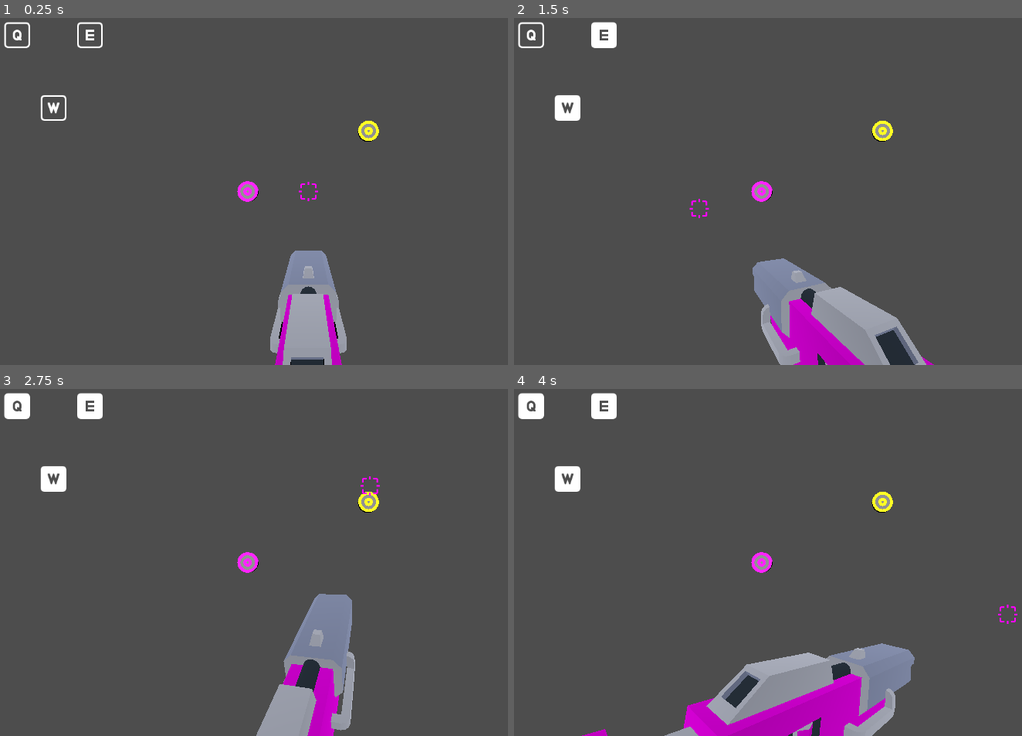
Above: before the commit, frames 1-4 (two rows, left to right).
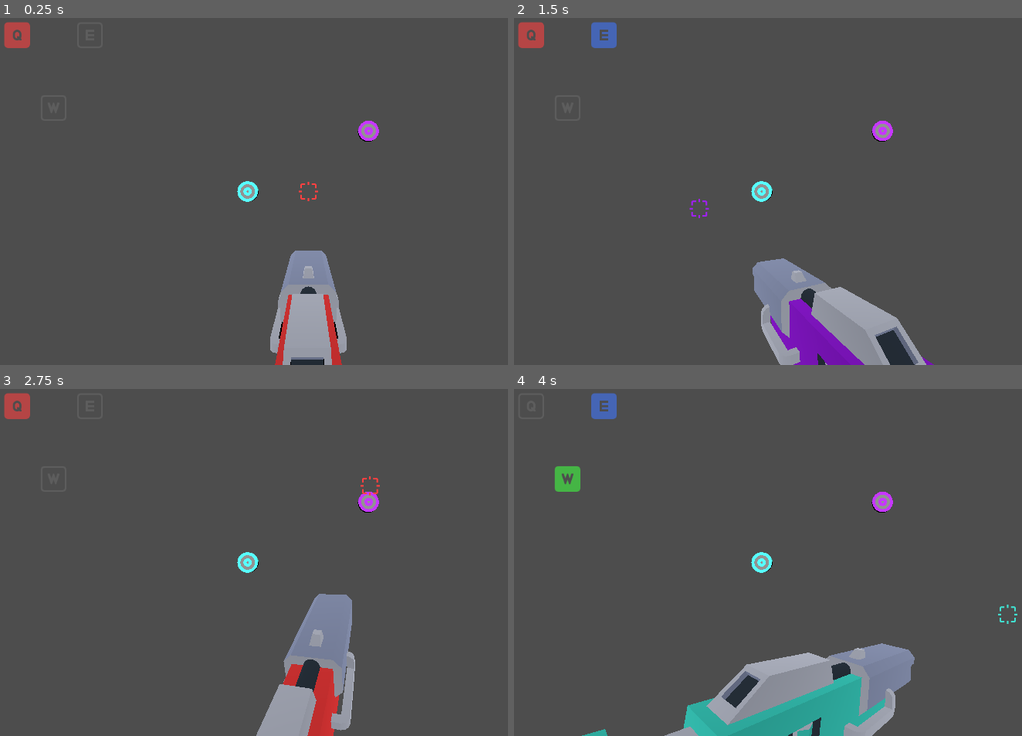
Above: after the commit, the same moments.

Repository: sundowns/primary-connection
Game: Godot game, scene res://Game.tscn
Same seed, same stepped clock (60 frames per second), same inputs: the game is played once before the commit and once after it.
Inputs (mouse positions are in pixels of both pictures, inside the frame that each line leads up to):
- Up to frame 1 (0.25 s): no input
- Up to frame 2 (1.5 s): tap Enter at 0.5 s; move the mouse to (955, 174) at 0.52 s; hold E (toggle_blue) 0.53-1.28 s; tap W (toggle_green) at 0.8, 1.35 s; tap Space at 1.25 s; move the mouse to (696, 208) at 1.27 s
- Up to frame 3 (2.75 s): tap Q (toggle_red) at 1.55 s; tap Enter at 2 s; move the mouse to (370, 486) at 2.02 s; hold Q (toggle_red) from 2.03 s (still down); tap E (toggle_blue) at 2.3 s
- Up to frame 4 (4 s): tap Space at 2.75 s; move the mouse to (793, 631) at 2.77 s; release Q (toggle_red) at 2.78 s; click (793, 631) at 2.85 s; tap W (toggle_green) at 3.05 s; tap Enter at 3.5 s; move the mouse to (1006, 614) at 3.52 s; hold E (toggle_blue) from 3.53 s (still down); tap Q (toggle_red) at 3.8 s

The runs differ from the first frame. In frame 1, 1.5% of the frame differs, in the area x 0-75%, y 1-100%; in frame 2, 2.9%; in frame 3, 2.3%; in frame 4, 4.7%, in the area x 0-100%, y 1-100%.

Commit message:
colour changing basics

Diff:
--- a/Game.tscn
+++ b/Game.tscn
@@ -23,11 +23,11 @@
 
 [node name="Target" parent="Targets" instance=ExtResource("2_5q3a7")]
 transform = Transform3D(1, 0, 0, 0, 1, 0, 0, 0, 1, 1.005, 0, 3.75666)
-colour = Color(1, 0, 1, 1)
+colour = 5
 
 [node name="Target2" parent="Targets" instance=ExtResource("2_5q3a7")]
 transform = Transform3D(1, 0, 0, 0, 1, 0, 0, 0, 1, -0.994997, 1, 3.75666)
-colour = Color(1, 1, 0, 1)
+colour = 3
 
 [node name="BackgroundWall" type="StaticBody3D" parent="."]
 collision_layer = 2
--- a/components/player.gd
+++ b/components/player.gd
@@ -49,5 +49,5 @@
 	if raycast_result:
 		hand.look_at(raycast_result['position'])
 
-func _on_active_colour_changed(new_active_colour: Color) -> void:
-	blaster.set_colour(new_active_colour)
+func _on_active_colour_changed(new_active_colour: ColourManager.ColourOption) -> void:
+	blaster.set_colour(ColourManager.colours[new_active_colour])
--- a/components/target.gd
+++ b/components/target.gd
@@ -1,7 +1,7 @@
 extends CharacterBody3D
 class_name Target
 
-@export var colour: Color = Color.RED
+@export var colour: ColourManager.ColourOption
 @onready var mesh: MeshInstance3D = $targetA2/targetA
 
 func _ready() -> void:
@@ -10,7 +10,7 @@
 func update_mesh() -> void:
 	mesh.set_surface_override_material(0, ColourManager.get_material(colour))
 
-func _on_hit(attack_colour: Color) -> void:
+func _on_hit(attack_colour: ColourManager.ColourOption) -> void:
 	if attack_colour == colour:
 		handle_correct_colour_hit()
 	else:
--- a/src/ColourManager.gd
+++ b/src/ColourManager.gd
@@ -1,48 +1,80 @@
 extends Node
 
-signal active_colour_changed(colour: Color)
-var active_colour: Color
+signal active_colour_changed(colour: ColourOption)
+var active_colour: ColourOption
 
-# TODO: Probably replace these with less offensive versions of each (i.e. not maxed out rgb vals)
-var colours: Array[Color] = [
+enum ColourOption {
+	RED,
+	GREEN,
+	BLUE,
+	PURPLE,
+	YELLOW,
+	CYAN,
+	WHITE,
+	BLACK,
+}
+
+var colours: Dictionary = {
 	# single colours
-	Color.RED,
-	Color.BLUE,
-	Color.GREEN,
+	ColourOption.RED: Color("#ff4040"),
+	ColourOption.GREEN: Color("#40ff40"),
+	ColourOption.BLUE: Color("#4076ff"),
 	# combos of two
-	Color.MAGENTA,
-	Color.YELLOW,
-	Color.CYAN,
+	ColourOption.PURPLE: Color.PURPLE,
+	ColourOption.YELLOW: Color.GOLD,
+	ColourOption.CYAN: Color.TURQUOISE,
 	# Three
-	Color.WHITE,
+	ColourOption.WHITE: Color.WHITE,
 	# None
-	Color.BLACK
-]
+	ColourOption.BLACK: Color.BLACK
+}
 
 var base_material: BaseMaterial3D = preload("res://materials/base_target_colour.tres")
 var materials: Dictionary = {}
 
 func _ready():
 	generate_materials()
-	call_deferred("set_active_colour", Color.MAGENTA)
 
 func generate_materials() -> void:
-	for colour in colours:
+	for colour_option in colours.keys():
 		var coloured_material: BaseMaterial3D = base_material.duplicate()
-		coloured_material.albedo_color = colour
-		materials[colour] = coloured_material
+		coloured_material.albedo_color = colours[colour_option]
+		materials[colour_option] = coloured_material
 
-func get_material(colour: Color) -> BaseMaterial3D:
+func get_material(colour: ColourOption) -> BaseMaterial3D:
 	if materials.has(colour):
 		return materials[colour]
 	else:
 		push_error("Attempted to fetch material for unregistered colour: ", colour)
 		return base_material
 
-func set_active_colour(colour: Color) -> void:
+func set_active_colour(colour: ColourOption) -> void:
 	active_colour = colour
 	active_colour_changed.emit(active_colour)
 
+# what have i done.......
 func colour_changed(red_enabled: bool, green_enabled: bool, blue_enabled: bool) -> void:
-	# TODO: some disgusting switch statement probably
-	print('colour status %s %s %s' % [red_enabled,green_enabled,blue_enabled])
+	if red_enabled:
+		if green_enabled and blue_enabled:
+			# all 3, white
+			set_active_colour(ColourOption.WHITE)
+		elif green_enabled:
+			# red + green = yellow
+			set_active_colour(ColourOption.YELLOW)
+		elif blue_enabled:
+			# red + blue = purple
+			set_active_colour(ColourOption.PURPLE)
+		else:
+			# just red
+			set_active_colour(ColourOption.RED)
+	elif green_enabled:
+		if blue_enabled:
+			# green + blue = cyan
+			set_active_colour(ColourOption.CYAN)
+		else:
+			# just green
+			set_active_colour(ColourOption.GREEN)
+	elif blue_enabled:
+		set_active_colour(ColourOption.BLUE)
+	else:
+		set_active_colour(ColourOption.BLACK)
--- a/ui/colour_control_node.gd
+++ b/ui/colour_control_node.gd
@@ -3,10 +3,9 @@
 
 @export var outline_image: Texture2D = preload("res://assets/keyboard_q_outline.svg")
 @export var filled_image: Texture2D = preload("res://assets/keyboard_q.svg")
-@export var colour: Color = Color.RED
-@export var is_enabled: bool = false:
-	set(value):
-		update_enabled_status(value)
+@export var enabled_colour: Color = ColourManager.colours[ColourManager.ColourOption.RED]
+@export var disabled_colour: Color = Color.DIM_GRAY
+@export var is_enabled: bool = false
 
 @onready var enabled_ui: Control = $Enabled
 @onready var enabled_texture_rect: TextureRect = $Enabled/TextureRect
@@ -16,7 +15,9 @@
 # Called when the node enters the scene tree for the first time.
 func _ready():
 	disabled_texture_rect.texture = outline_image
+	disabled_texture_rect.self_modulate = disabled_colour
 	enabled_texture_rect.texture = filled_image
+	enabled_texture_rect.self_modulate = enabled_colour
 	update_enabled_status(is_enabled)
 
 func update_enabled_status(new_value: bool) -> void:
@@ -27,3 +28,4 @@
 
 func toggle() -> void:
 	is_enabled = not is_enabled
+	update_enabled_status(is_enabled)
--- a/ui/colour_control_node.tscn
+++ b/ui/colour_control_node.tscn
@@ -5,6 +5,7 @@
 [ext_resource type="Texture2D" uid="uid://dxp0wfibstnv5" path="res://assets/keyboard_q_outline.svg" id="3_u4u5n"]
 
 [node name="ColourControlNode" type="Control"]
+modulate = Color(1, 1, 1, 0.588235)
 custom_minimum_size = Vector2(64, 64)
 layout_mode = 3
 anchors_preset = 0
--- a/ui/colour_controls.gd
+++ b/ui/colour_controls.gd
@@ -4,6 +4,9 @@
 @onready var red_node: ColourControlNode = $Nodes/RedNode
 @onready var green_node: ColourControlNode = $Nodes/GreenNode
 @onready var blue_node: ColourControlNode = $Nodes/BlueNode
+
+func _ready():
+	call_deferred("colours_changed")
 
 func _input(event: InputEvent):
 	var any_node_was_toggled: bool = false
--- a/ui/colour_controls.tscn
+++ b/ui/colour_controls.tscn
@@ -25,6 +25,7 @@
 layout_mode = 1
 offset_right = 64.0
 offset_bottom = 64.0
+enabled_colour = Color(1, 0.25, 0.25, 1)
 is_enabled = true
 
 [node name="GreenNode" parent="Nodes" instance=ExtResource("2_hgeaw")]
@@ -41,7 +42,7 @@
 grow_vertical = 0
 outline_image = ExtResource("3_387sb")
 filled_image = ExtResource("4_ibjfl")
-colour = Color(0, 1, 0, 1)
+enabled_colour = Color(0.25, 1, 0.25, 1)
 
 [node name="BlueNode" parent="Nodes" instance=ExtResource("2_hgeaw")]
 layout_mode = 1
@@ -53,4 +54,4 @@
 grow_horizontal = 0
 outline_image = ExtResource("5_go8ll")
 filled_image = ExtResource("6_b2ikb")
-colour = Color(0, 0, 1, 1)
+enabled_colour = Color(0.25, 0.4625, 1, 1)
--- a/ui/crosshair.gd
+++ b/ui/crosshair.gd
@@ -8,5 +8,5 @@
 	var mouse_pos: Vector2  = get_viewport().get_mouse_position()
 	global_position = mouse_pos - (size*scale)/2
 
-func _on_active_colour_changed(new_active_colour: Color) -> void:
-	self_modulate = new_active_colour
+func _on_active_colour_changed(new_active_colour: ColourManager.ColourOption) -> void:
+	self_modulate = ColourManager.colours[new_active_colour]
